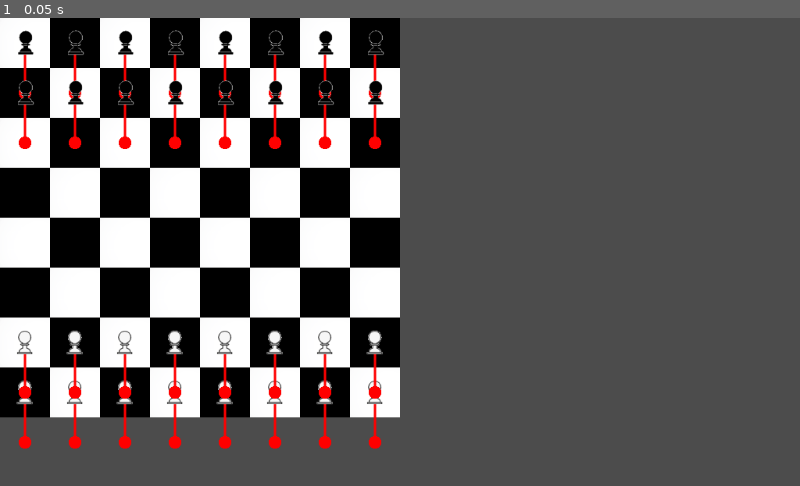
Above: before the commit, frame 1.
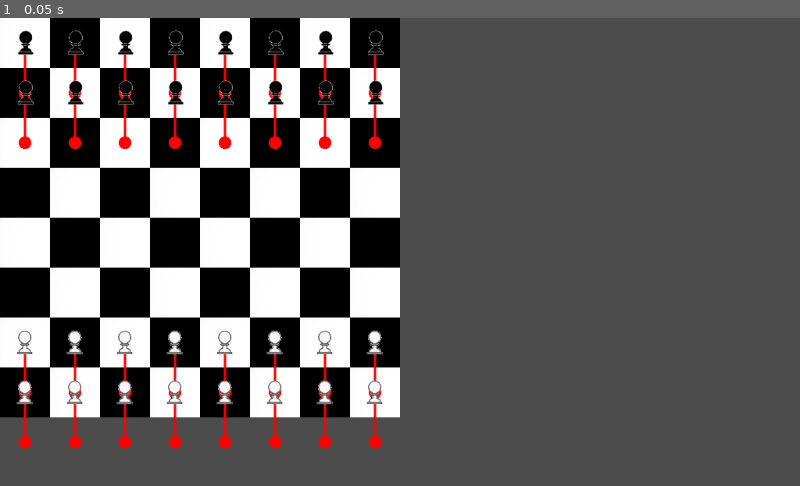
Above: after the commit, the same moment.

Repository: MrJustreborn/BattleMess
Game: Godot game, scene res://board/board.tscn
Two runs of this game, one before a commit and one after it. Both use one fixed random seed, a clock stepped at 60 frames per second and the inputs below.
Inputs:
- Up to frame 1 (0.05 s): no input

The runs differ from the first frame. In frame 1, 0.3% of the frame differs, in the area x 2-48%, y 77-82%.

Commit message:
Set cell

Diff:
--- a/godot/board/board.tscn
+++ b/godot/board/board.tscn
@@ -17,52 +17,68 @@
 [node name="white" type="Node" parent="entities"]
 
 [node name="entity" parent="entities/white" instance=ExtResource( 3 )]
-position = Vector2( 32, 480 )
+position = Vector2( 32, 417 )
+cell = Vector2( 0, 6 )
 
 [node name="entity2" parent="entities/white" instance=ExtResource( 3 )]
-position = Vector2( 96, 480 )
+position = Vector2( 96, 416 )
+cell = Vector2( 1, 6 )
 
 [node name="entity3" parent="entities/white" instance=ExtResource( 3 )]
-position = Vector2( 160, 480 )
+position = Vector2( 160, 416 )
+cell = Vector2( 2, 6 )
 
 [node name="entity4" parent="entities/white" instance=ExtResource( 3 )]
-position = Vector2( 224, 480 )
+position = Vector2( 224, 416 )
+cell = Vector2( 3, 6 )
 
 [node name="entity5" parent="entities/white" instance=ExtResource( 3 )]
-position = Vector2( 288, 480 )
+position = Vector2( 288, 416 )
+cell = Vector2( 4, 6 )
 
 [node name="entity6" parent="entities/white" instance=ExtResource( 3 )]
-position = Vector2( 352, 480 )
+position = Vector2( 352, 416 )
+cell = Vector2( 5, 6 )
 
 [node name="entity7" parent="entities/white" instance=ExtResource( 3 )]
-position = Vector2( 416, 480 )
+position = Vector2( 416, 416 )
+cell = Vector2( 6, 6 )
 
 [node name="entity8" parent="entities/white" instance=ExtResource( 3 )]
-position = Vector2( 480, 480 )
+position = Vector2( 480, 416 )
+cell = Vector2( 7, 6 )
 
 [node name="entity9" parent="entities/white" instance=ExtResource( 3 )]
-position = Vector2( 32, 416 )
+position = Vector2( 32, 480 )
+cell = Vector2( 0, 7 )
 
 [node name="entity10" parent="entities/white" instance=ExtResource( 3 )]
-position = Vector2( 96, 416 )
+position = Vector2( 96, 480 )
+cell = Vector2( 1, 7 )
 
 [node name="entity11" parent="entities/white" instance=ExtResource( 3 )]
-position = Vector2( 160, 416 )
+position = Vector2( 160, 480 )
+cell = Vector2( 2, 7 )
 
 [node name="entity12" parent="entities/white" instance=ExtResource( 3 )]
-position = Vector2( 224, 416 )
+position = Vector2( 224, 480 )
+cell = Vector2( 3, 7 )
 
 [node name="entity13" parent="entities/white" instance=ExtResource( 3 )]
-position = Vector2( 288, 416 )
+position = Vector2( 288, 480 )
+cell = Vector2( 4, 7 )
 
 [node name="entity14" parent="entities/white" instance=ExtResource( 3 )]
-position = Vector2( 352, 416 )
+position = Vector2( 352, 480 )
+cell = Vector2( 5, 7 )
 
 [node name="entity15" parent="entities/white" instance=ExtResource( 3 )]
-position = Vector2( 416, 416 )
+position = Vector2( 416, 480 )
+cell = Vector2( 6, 7 )
 
 [node name="entity16" parent="entities/white" instance=ExtResource( 3 )]
-position = Vector2( 480, 416 )
+position = Vector2( 480, 480 )
+cell = Vector2( 7, 7 )
 
 [node name="black" type="Node" parent="entities"]
 
@@ -73,59 +89,74 @@
 [node name="entity2" parent="entities/black" instance=ExtResource( 3 )]
 position = Vector2( 96, 32 )
 white = false
+cell = Vector2( 1, 0 )
 
 [node name="entity3" parent="entities/black" instance=ExtResource( 3 )]
 position = Vector2( 160, 32 )
 white = false
+cell = Vector2( 2, 0 )
 
 [node name="entity4" parent="entities/black" instance=ExtResource( 3 )]
 position = Vector2( 224, 32 )
 white = false
+cell = Vector2( 3, 0 )
 
 [node name="entity5" parent="entities/black" instance=ExtResource( 3 )]
 position = Vector2( 288, 32 )
 white = false
+cell = Vector2( 4, 0 )
 
 [node name="entity6" parent="entities/black" instance=ExtResource( 3 )]
 position = Vector2( 352, 32 )
 white = false
+cell = Vector2( 5, 0 )
 
 [node name="entity7" parent="entities/black" instance=ExtResource( 3 )]
 position = Vector2( 416, 32 )
 white = false
+cell = Vector2( 6, 0 )
 
 [node name="entity8" parent="entities/black" instance=ExtResource( 3 )]
 position = Vector2( 480, 32 )
 white = false
+cell = Vector2( 7, 0 )
 
 [node name="entity9" parent="entities/black" instance=ExtResource( 3 )]
 position = Vector2( 32, 96 )
 white = false
+cell = Vector2( 0, 1 )
 
 [node name="entity10" parent="entities/black" instance=ExtResource( 3 )]
 position = Vector2( 96, 96 )
 white = false
+cell = Vector2( 1, 1 )
 
 [node name="entity11" parent="entities/black" instance=ExtResource( 3 )]
 position = Vector2( 160, 96 )
 white = false
+cell = Vector2( 2, 1 )
 
 [node name="entity12" parent="entities/black" instance=ExtResource( 3 )]
 position = Vector2( 224, 96 )
 white = false
+cell = Vector2( 3, 1 )
 
 [node name="entity13" parent="entities/black" instance=ExtResource( 3 )]
 position = Vector2( 288, 96 )
 white = false
+cell = Vector2( 4, 1 )
 
 [node name="entity14" parent="entities/black" instance=ExtResource( 3 )]
 position = Vector2( 352, 96 )
 white = false
+cell = Vector2( 5, 1 )
 
 [node name="entity15" parent="entities/black" instance=ExtResource( 3 )]
 position = Vector2( 416, 96 )
 white = false
+cell = Vector2( 6, 1 )
 
 [node name="entity16" parent="entities/black" instance=ExtResource( 3 )]
 position = Vector2( 480, 96 )
 white = false
+cell = Vector2( 7, 1 )
--- a/godot/entities/entity.gd
+++ b/godot/entities/entity.gd
@@ -13,6 +13,7 @@
 
 export(bool) var white = true setget setWhite;
 export(chess_type) var type = chess_type.pawn setget setChessType;
+export(Vector2) var cell = Vector2(0, 0) setget setCell;
 
 var controller: ChessBoardController;
 
@@ -29,6 +30,14 @@
 	# set current_node
 	setChessType(type);
 	pass
+
+func setCell(newPos: Vector2):
+	if newPos.x < 0 || newPos.y < 0 || newPos.x > 7 || newPos.y > 7:
+		newPos = Vector2(0, 0);
+	cell = newPos;
+	position.x = 32 + 64 * cell.x
+	position.y = 32 + 64 * cell.y
+
 
 func setChessType(t):
 	update()
